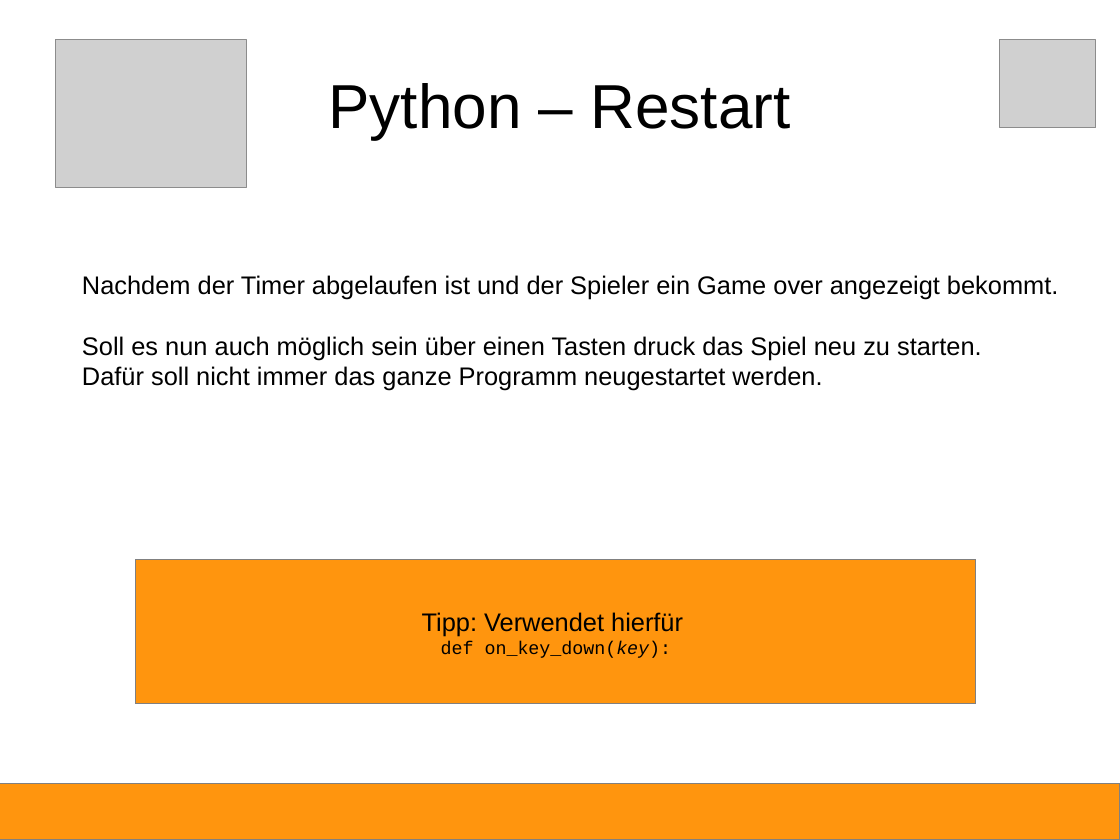
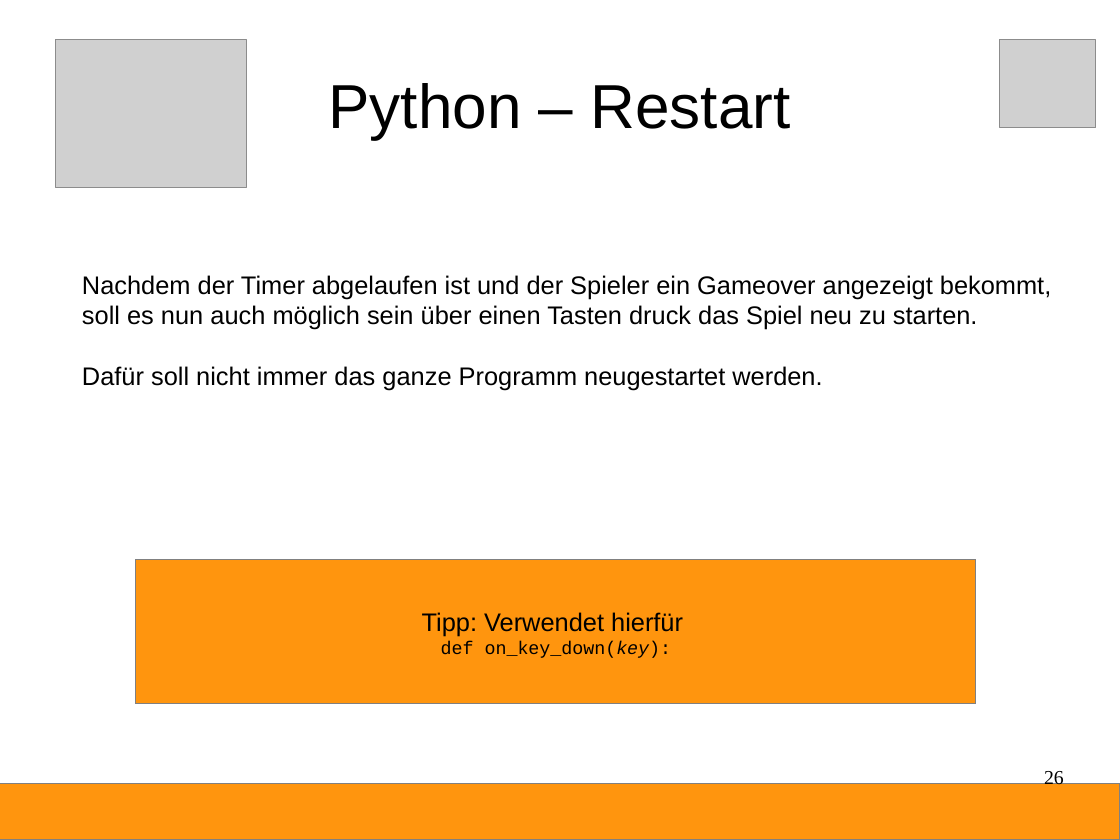
Before and after one commit to Devoxx4KidsDE/python-games, a slide deck: slide 26 of fruchthuhn/Python-Anleitung.odp (slide 23 before the commit). Drawn at 1120x840 pixels with LibreOffice and Linux fonts; fonts in the diff are those of the drawing; grey boxes stand for pictures. Boxes give left, top, right and bottom in pixels: in the first picture for what was removed or moved away, otherwise in the second. Text is boxed around its words. In the diff, an @@ line names an element or a change of style, - is before the commit and + after.

```diff
--- a/fruchthuhn/Python-Anleitung.odp
+++ b/fruchthuhn/Python-Anleitung.odp
@@ text at (82, 275, 1051, 330): text changed @@
-Nachdem der Timer abgelaufen ist und der Spieler ein Game over angezeigt bekommt.
-Soll es nun auch möglich sein über einen Tasten druck das Spiel neu zu starten.
+Nachdem der Timer abgelaufen ist und der Spieler ein Gameover angezeigt bekommt,
+soll es nun auch möglich sein über einen Tasten druck das Spiel neu zu starten.
@@ page number added at (1044, 769, 1064, 789), 14 pt, text #000000 @@
+26
```
Also in this commit, not shown: 34 other slides changed, 7 slides added, 1 slide removed, 1 other file.
